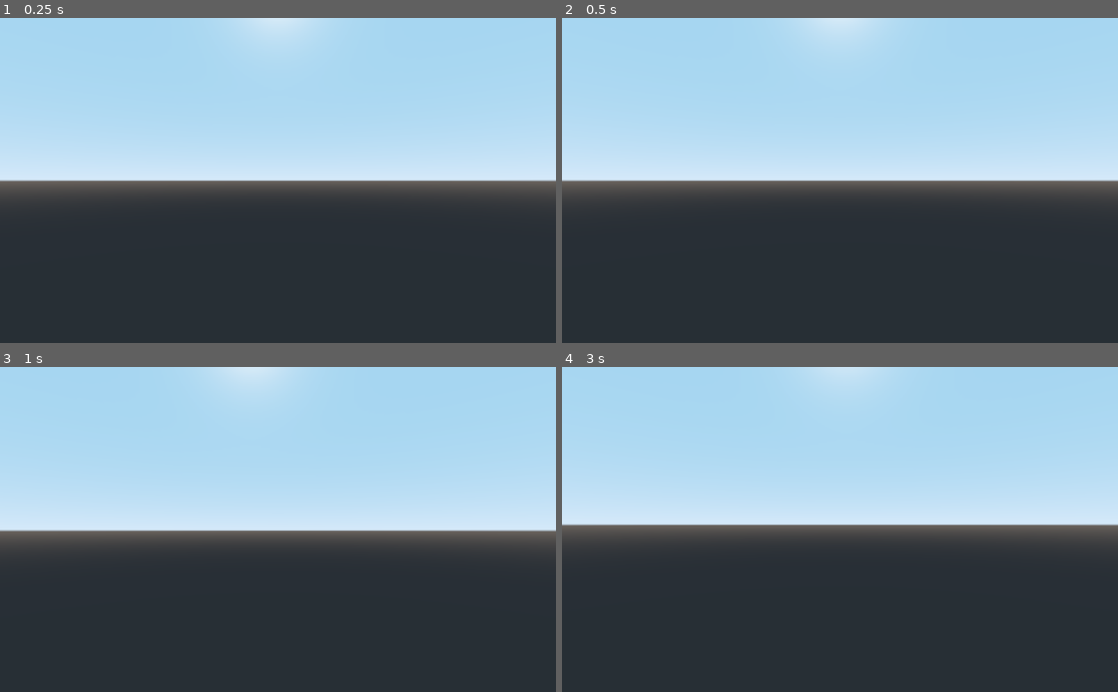
Above: before the commit, frames 1-4 (two rows, left to right).
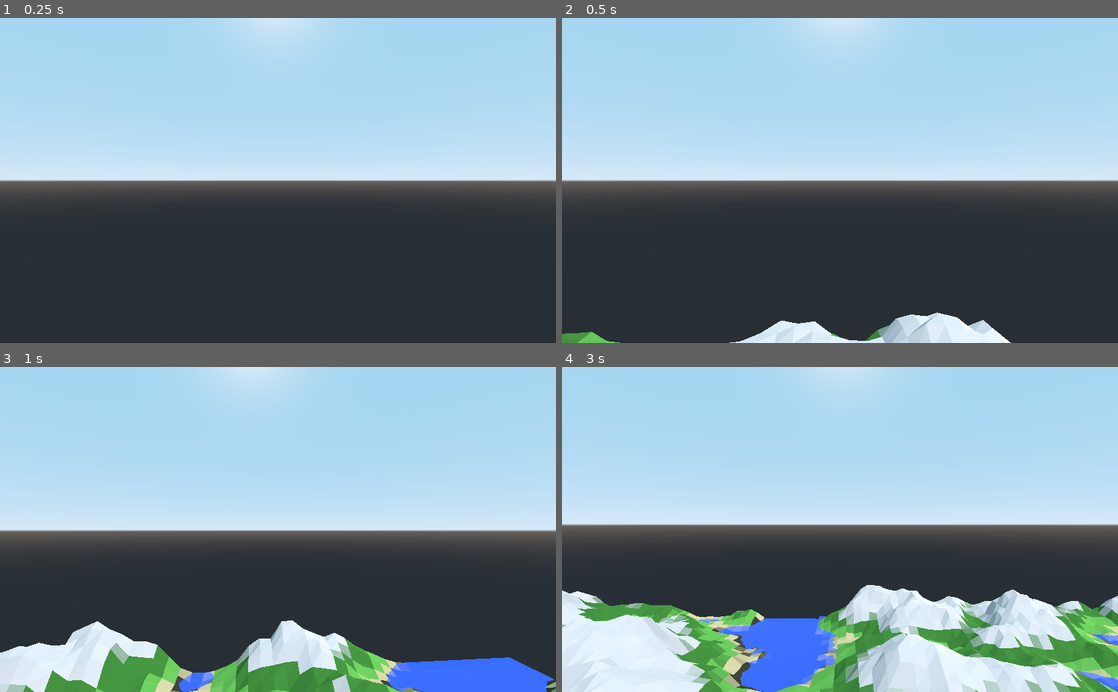
Above: after the commit, the same moments.

Repository: aacitelli/Birdwatch
Game: Godot game, scene res://Core/Main.tscn
Two runs of this game, one before a commit and one after it. Both use one fixed random seed, a clock stepped at 60 frames per second and the inputs below.
Inputs (mouse positions are in pixels of both pictures, inside the frame that each line leads up to):
- Up to frame 1 (0.25 s): no input
- Up to frame 2 (0.5 s): no input
- Up to frame 3 (1 s): move the mouse to (305, 529) at 0.52 s; hold W (move_forward) from 0.53 s (still down); tap Space (jump) at 0.77 s
- Up to frame 4 (3 s): keep holding W (move_forward); move the mouse to (812, 529) at 1.27 s; tap Space (jump) at 1.52 s; move the mouse to (851, 523) at 2.02 s; move the mouse to (834, 536) at 2.77 s

Frame 1 is identical in both runs. In frame 2, 2.7% of the frame differs, in the area x 0-81%, y 90-100%; in frame 3, 13%; in frame 4, 27%, in the area x 0-100%, y 67-100%.

Commit message:
Fix minor bug with terrain gen

Diff:
--- a/WorldGen/World.gd
+++ b/WorldGen/World.gd
@@ -3,7 +3,7 @@
 const chunk_size = 16
 
 # Having this too high then actually loading that many makes the game HELLA LAGGY
-const chunk_load_radius = 16
+const chunk_load_radius = 64
 
 var noise
 var counter = 0
@@ -137,13 +137,7 @@
 	# var total_time = OS.get_ticks_usec() - time_before
 	# print("_process() time taken (us): " + str(total_time))
 
-# This is reset to 0 each frame. We catch the signal emitted here, rather than in the function, because we have
-# no way of knowing what it "returns" otherwise
-func _on_World_loaded_chunk():
-	chunks_loading_this_frame += 1
-	print("loaded_chunk signal fired. Now have loaded " + str(chunks_loading_this_frame) + " chunks this frame.")
-
-# var time_before = OS.get_ticks_msec()
+# var time_before = OS.get_ticks_msec()c
 # var total_time = OS.get_ticks_msec() - time_before
 # print("Time taken: " + str(total_time))
 func load_closest_n_chunks(num_chunks_to_load):
@@ -153,11 +147,19 @@
 	var current_radius = 0
 	while current_radius < chunk_load_radius:
 
+		# Top-right spot; If we include this as part of the last loop there's a weird edge case at (0, 0) so this is separate
+		if Vector2(p_x + current_radius, p_z + current_radius).distance_to(player_pos) <= chunk_load_radius:
+				add_chunk(Vector2(p_x + current_radius, p_z + current_radius))
+				if chunks_loading_this_frame >= num_chunks_to_load:
+					print("Loaded enough chunks this frame.")
+					return
+
 		# Down the right edge (not including the top-right corner, which is included in the last of these loops)
 		for i in range(1, 2 * current_radius + 1):
 			if Vector2(p_x + current_radius, p_z + current_radius - i).distance_to(player_pos) <= chunk_load_radius:
 				add_chunk(Vector2(p_x + current_radius, p_z + current_radius - i))
 				if chunks_loading_this_frame >= num_chunks_to_load:
+					print("Loaded enough chunks this frame.")
 					return
 
 		# Left across the bottom edge
@@ -176,8 +178,8 @@
 					print("Loaded enough chunks this frame.")
 					return
 
-		# Right across the top edge (including top-right)
-		for i in range(1, 2 * current_radius + 1):
+		# Right across the top edge (excluding top-right)
+		for i in range(1, 2 * current_radius):
 			if Vector2(p_x - current_radius + i, p_z + current_radius).distance_to(player_pos) <= chunk_load_radius:
 				add_chunk(Vector2(p_x - current_radius + i, p_z + current_radius))
 				if chunks_loading_this_frame >= num_chunks_to_load:
Not shown: 2 places in Core/Main.tscn that only renumber resources
